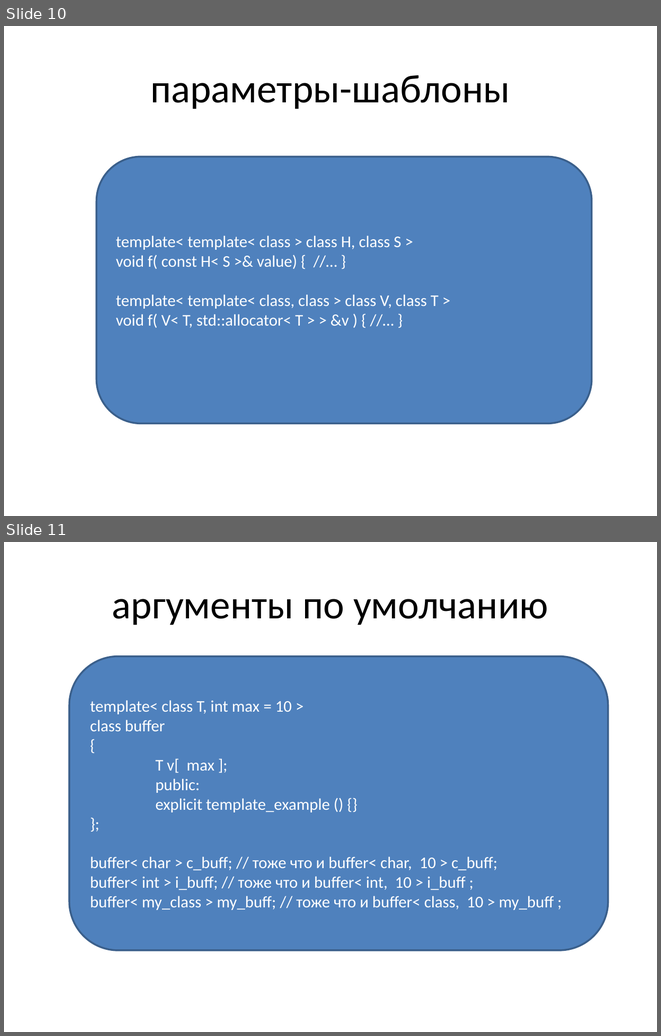
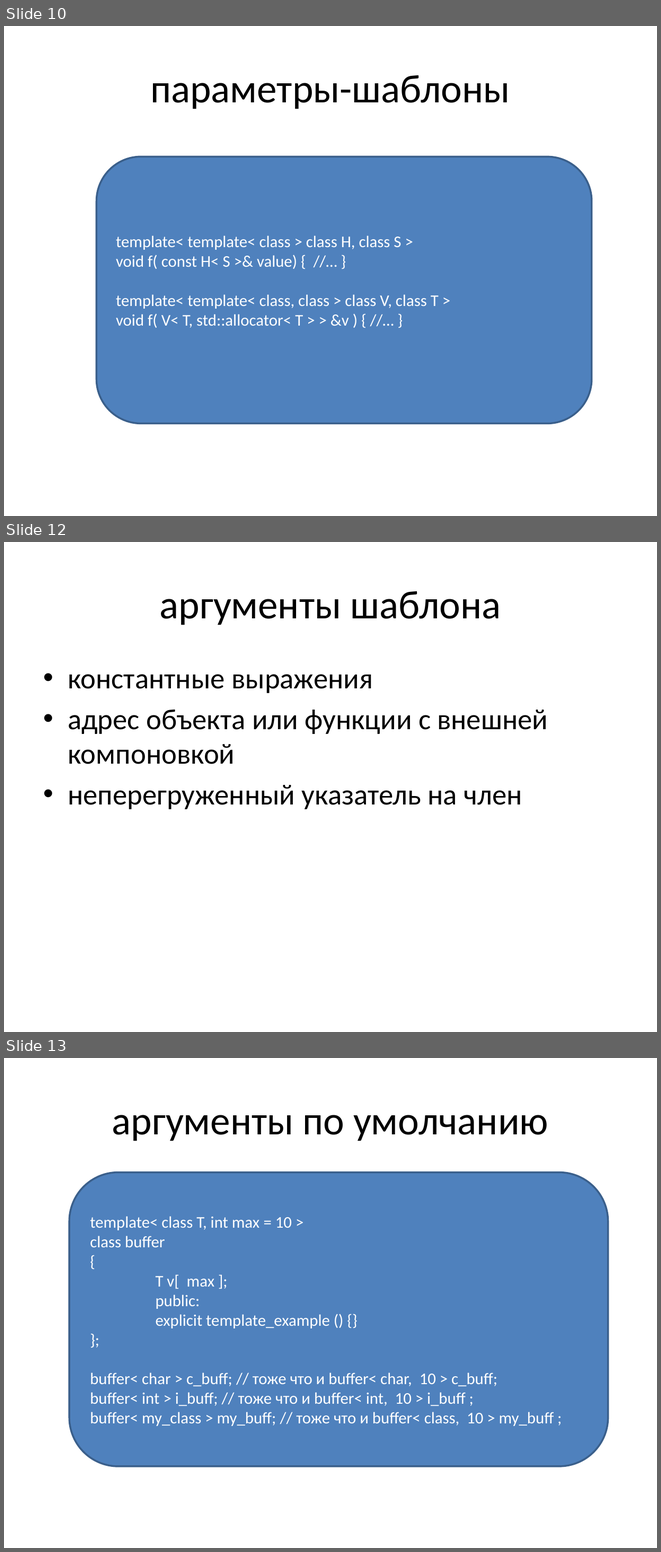
Before and after one commit to tscherkas/cpp_craft_1013, a slide deck: lections/cpp_craft_lec_5_pre.pptx. Shown one above the other, each under a label of ours: slides 10 and 11 before the commit, slides 10, 12 and 13 after it; the slides between them are not shown. The pictures are 661x1036 and 661x1552 pixels, drawn with LibreOffice and Linux fonts; fonts in the diff are those of the drawing. Boxes give left, top, right and bottom in pixels: in the first picture for what was removed or moved away, otherwise in the second. Text is boxed around its words. In the diff, an @@ line names an element or a change of style, - is before the commit and + after.

```diff
--- a/lections/cpp_craft_lec_5_pre.pptx
+++ b/lections/cpp_craft_lec_5_pre.pptx
@@ slide 12 added at (x1=4, y1=542, x2=657, y2=1032), background #FFFFFF @@
@@ title added at (x1=160, y1=591, x2=501, y2=625), 44 pt, text #000000 @@
+аргументы шаблона
@@ text added at (x1=68, y1=674, x2=548, y2=809), 32 pt, text #000000 @@
+• константные выражения
+• адрес объекта или функции с внешней компоновкой
+• неперегруженный указатель на член
@@ what was slide 11 is now slide 13 @@
```
Also in this commit, not shown: 5 slides changed, 3 other slides added.
